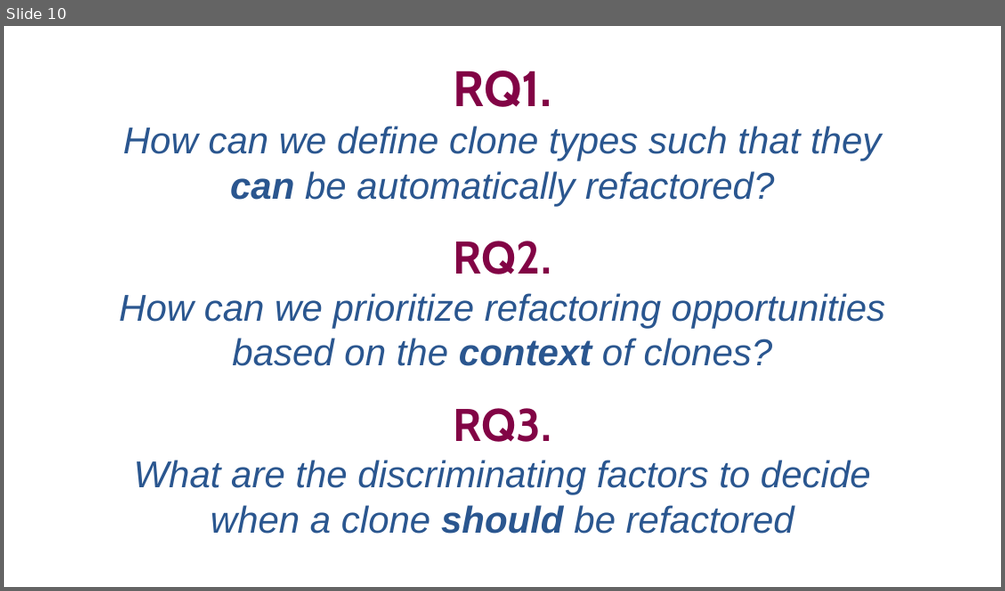
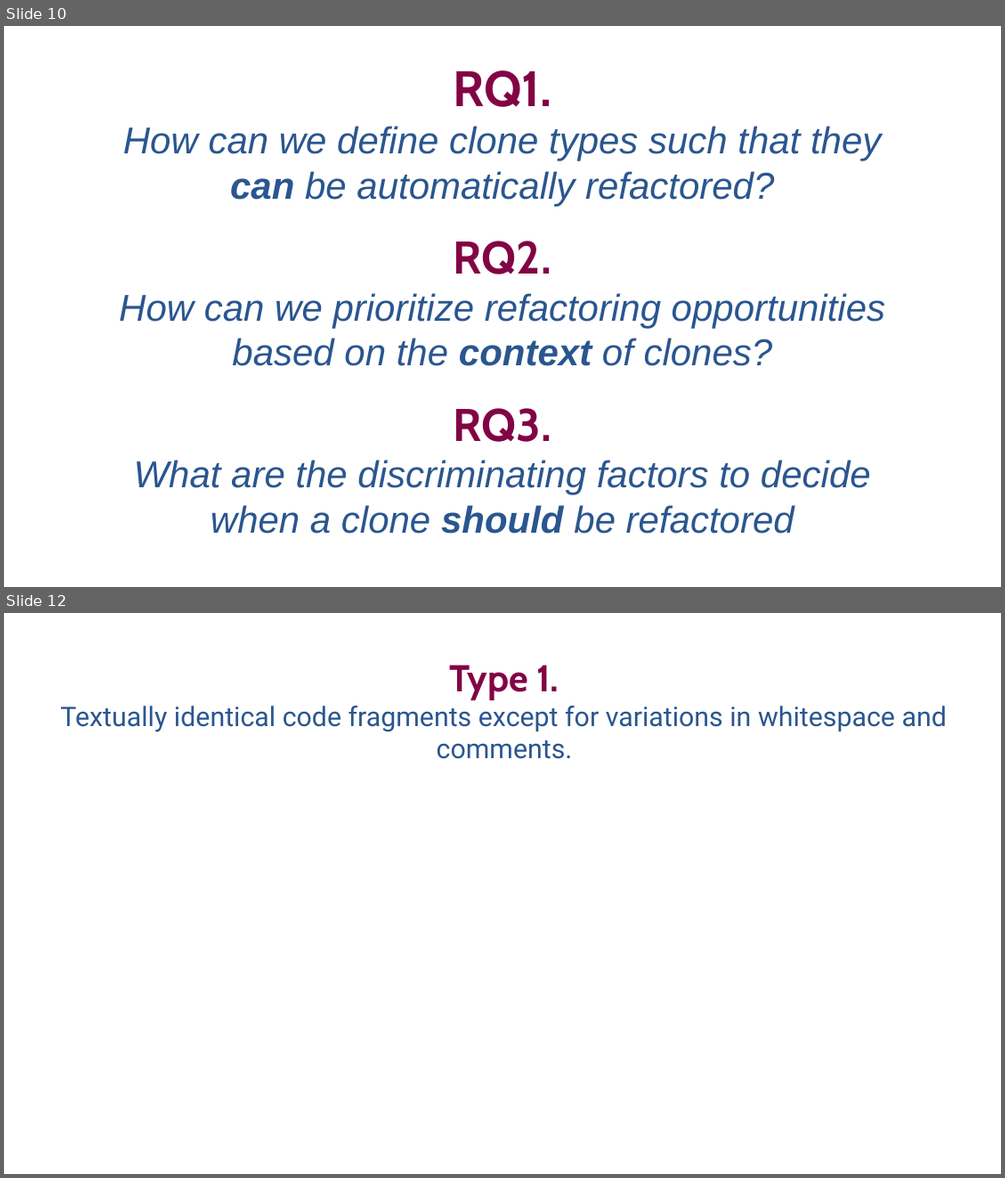
Before and after one commit to SimonBaars/Master-Thesis-Simon-Baars, a slide deck: presentations/FinalPresentation.odp. Shown one above the other, each under a label of ours: slide 10 before the commit, slides 10 and 12 after it; the slides between them are not shown. The pictures are 1005x591 and 1005x1178 pixels, drawn with LibreOffice and Linux fonts; fonts in the diff are those of the drawing. Boxes give left, top, right and bottom in pixels: in the first picture for what was removed or moved away, otherwise in the second. Text is boxed around its words. In the diff, an @@ line names an element or a change of style, - is before the commit and + after.

```diff
--- a/presentations/FinalPresentation.odp
+++ b/presentations/FinalPresentation.odp
@@ slide 12 added at (x1=4, y1=613, x2=1001, y2=1174), background #FFFFFF @@
@@ free added at (x1=45, y1=650, x2=963, y2=767), 26 pt, text #2A568F @@
+Type 1.
+Textually identical code fragments except for variations in whitespace and comments.
```
Also in this commit, not shown: 2 slides changed, 5 other slides added, 4 slides removed.
